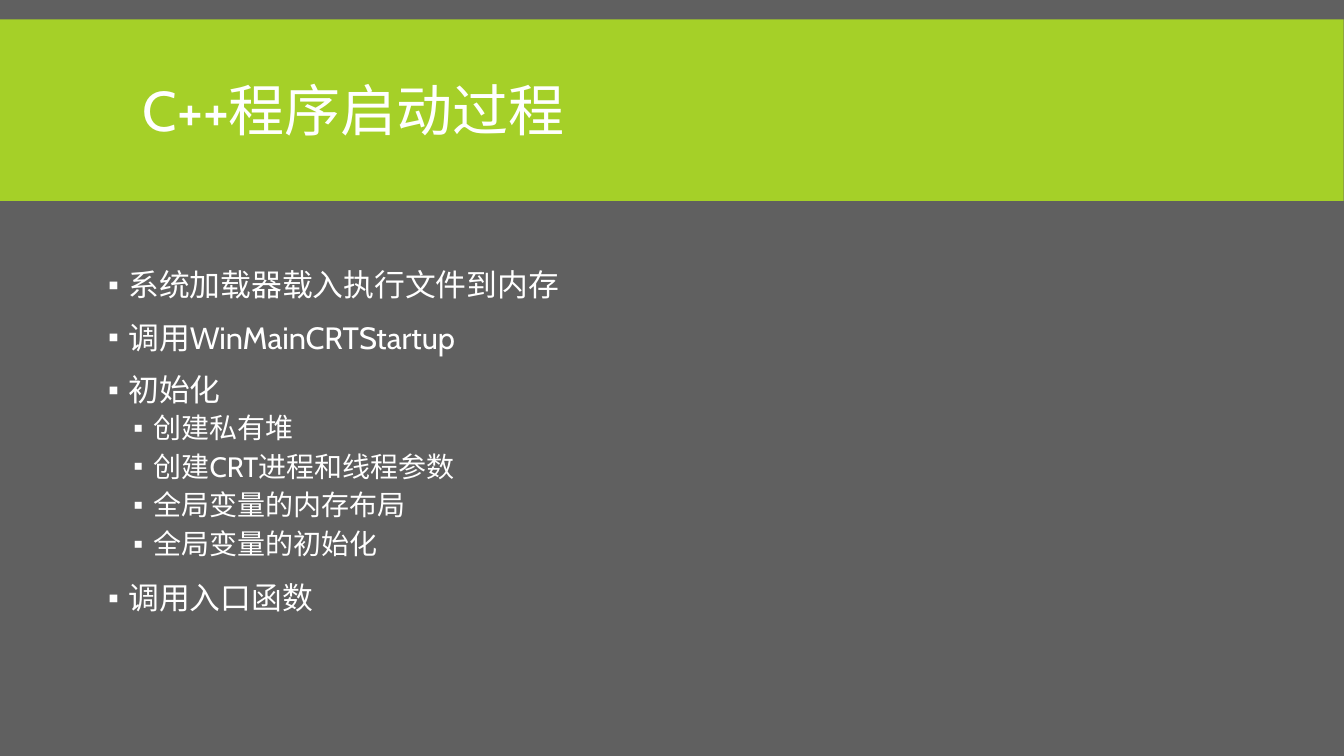
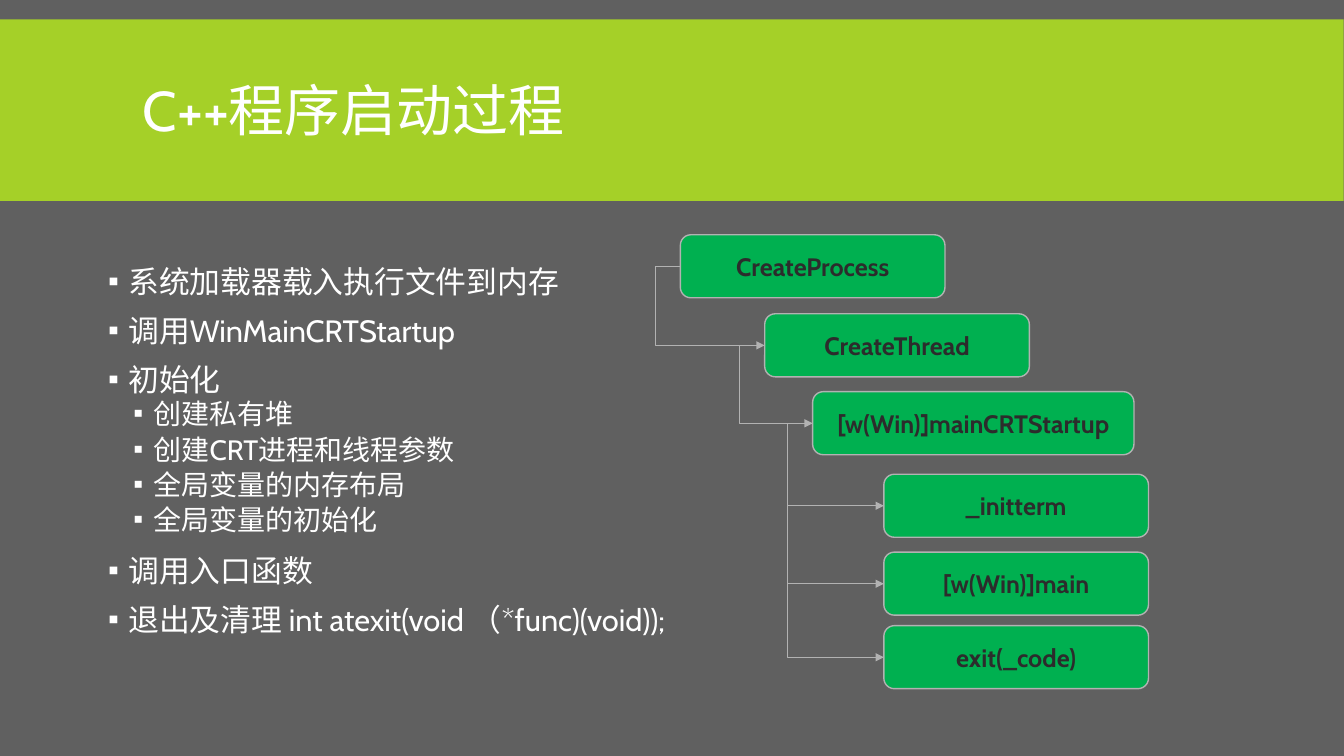
Before and after one commit to albertclass/Lessons, a slide deck: slide 41 of advance c++/courseware.pptx (slide 43 before the commit). Drawn at 1344x756 pixels with LibreOffice and Linux fonts; fonts in the diff are those of the drawing. Boxes give left, top, right and bottom in pixels: in the first picture for what was removed or moved away, otherwise in the second. Text is boxed around its words. In the diff, an @@ line names an element or a change of style, - is before the commit and + after.

```diff
--- a/advance c++/courseware.pptx
+++ b/advance c++/courseware.pptx
@@ rounded rectangle added at <box>681,235,945,297</box>, fill #00B050, outline #B2B2B2 1 pt, 18 pt, text #2C2C2C, bold @@
+CreateProcess
@@ text at <box>128,267,558,585</box>: line spacing 0.9 to 0.8 @@
@@ elbow arrow added from (681, 266) to (765, 346), #B2B2B2 0.75 pt @@
@@ rounded rectangle added at <box>765,314,1029,376</box>, fill #00B050, outline #B2B2B2 1 pt, 18 pt, text #2C2C2C, bold @@
+CreateThread
@@ elbow arrow added from (765, 346) to (813, 423), #B2B2B2 0.75 pt @@
@@ rounded rectangle added at <box>813,392,1134,455</box>, fill #00B050, outline #B2B2B2 1 pt, 18 pt, text #2C2C2C, bold @@
+[w(Win)]mainCRTStartup
@@ elbow arrow added from (813, 423) to (884, 506), #B2B2B2 0.75 pt @@
@@ elbow arrow added from (813, 423) to (884, 584), #B2B2B2 0.75 pt @@
@@ elbow arrow added from (813, 423) to (884, 657), #B2B2B2 0.75 pt @@
@@ rounded rectangle added at <box>884,474,1148,536</box>, fill #00B050, outline #B2B2B2 1 pt, 18 pt, text #2C2C2C, bold @@
+_initterm
@@ rounded rectangle added at <box>884,553,1148,615</box>, fill #00B050, outline #B2B2B2 1 pt, 18 pt, text #2C2C2C, bold @@
+[w(Win)]main
@@ text at <box>128,605,665,635</box>: paragraph added @@
+▪ 退出及清理 int atexit(void （*func)(void));
@@ rounded rectangle added at <box>884,626,1148,689</box>, fill #00B050, outline #B2B2B2 1 pt, 18 pt, text #2C2C2C, bold @@
+exit(_code)
```
Also in this commit, not shown: 4 other slides changed, 6 slides added, 3 slides removed, 5 other files.
